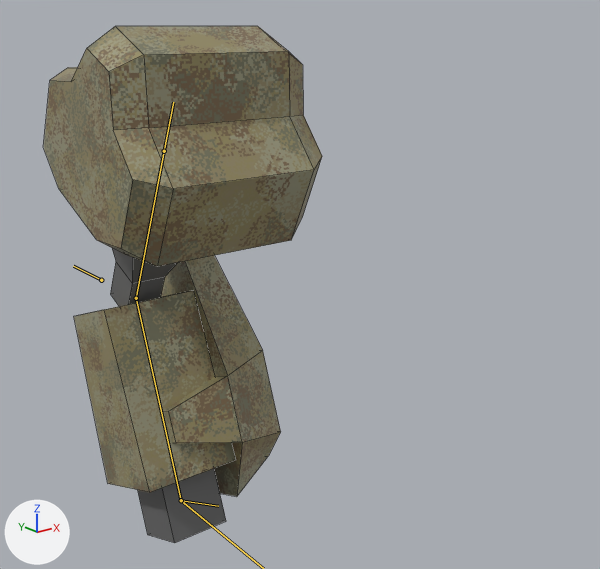
The Blender file resources/mechparts/arml/mech_arml03.blend, before and after one commit.
Camera for both pictures: a 50 mm lens placed at (-0.589, -1.345, 0.221), pointed at (0.309, -0.223, -0.228). Every picture has the same lights, and +X, +Y and +Z are marked at lower left. The bones that bend it are drawn over the model as lines. Mesh edges are drawn as thin lines.

Names of what the first picture shows: 'arm'.
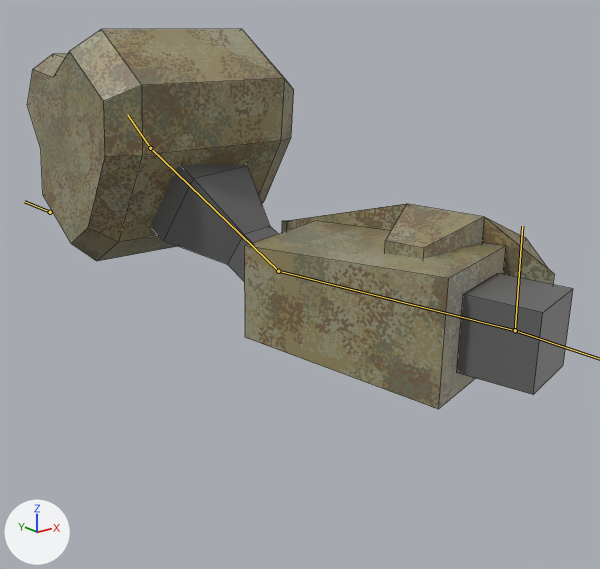
The newer file adds an action. The first version stands in its rest pose; the second is drawn at frame 10 of the action 'shoot'.

Boxes (x1, y1, x2, y2) around the edits, measured in the pictures (600 x 569 px):
'arm', posed (96% wider, 26% shorter)
    before: (44, 26, 322, 543)
    after: (28, 29, 573, 409)
bone 'arm_ik_pole', root to tip
    before: (101, 280) to (73, 266)
    after: (50, 212) to (24, 201)
bone 'upper', root to tip
    before: (164, 151) to (136, 298)
    after: (150, 148) to (278, 271)
bone 'shoulder', root to tip
    before: (164, 151) to (173, 102)
    after: (150, 148) to (127, 114)

The change in detail:
Bone 'arm_ik_pole' (bone_arm_ik_pole) moves from (0.0, 0.0, 0.0) to (-0.083, 0.05, 0.156).
Bone 'arm_ik_target' (bone_arm_ik_target) moves from (0.0, 0.0, 0.0) to (-0.2, 0.65, 0.521).
Bone 'upper' (bone_upper) moves from (0.0, 0.0, 0.0) to (0.0, 0.021, -0.046).
Bone 'shoulder' (bone_shoulder) moves from (0.0, 0.0, 0.0) to (0.0, -0.021, -0.045).
